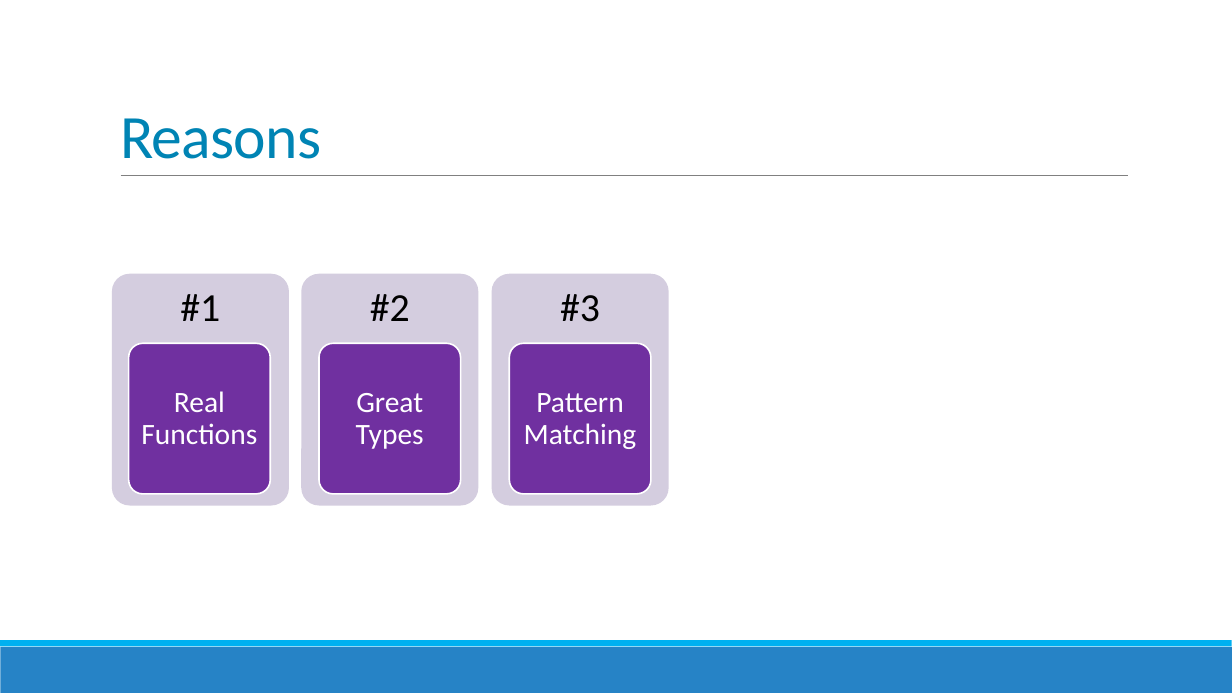
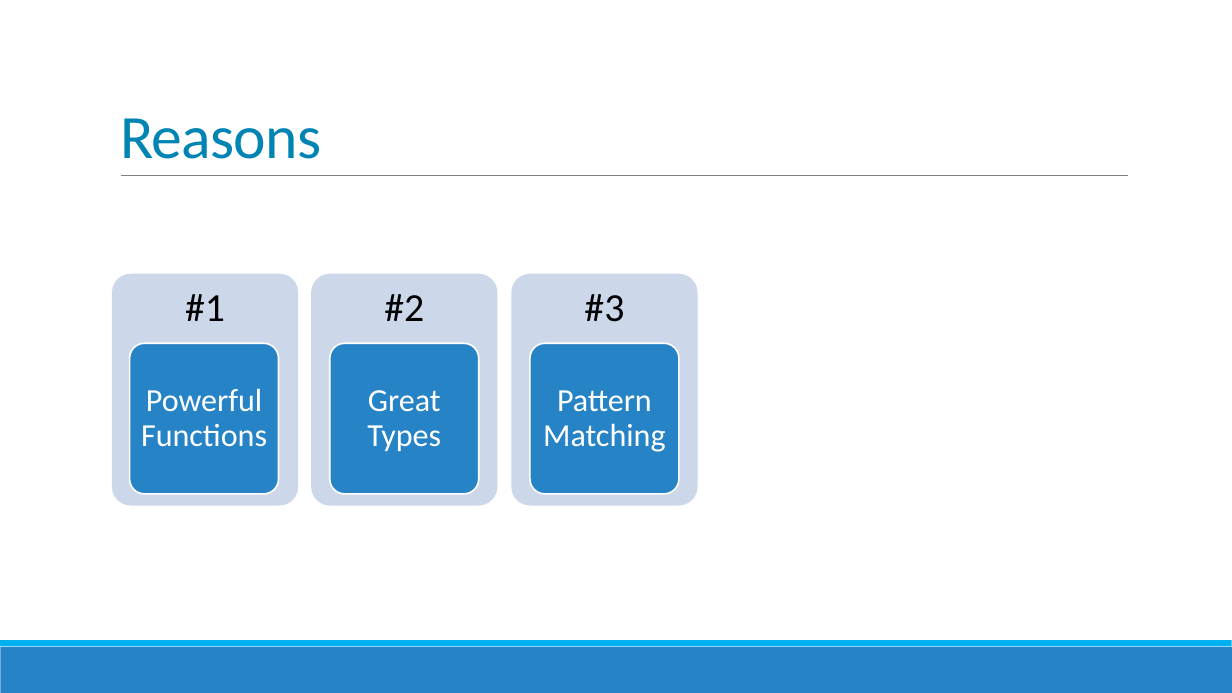
Before and after one commit to jorgef/fivereasons, a slide deck: slide 16 of FiveReasons.pptx. Drawn at 1232x693 pixels with LibreOffice and Linux fonts; fonts in the diff are those of the drawing. Boxes give left, top, right and bottom in pixels: in the first picture for what was removed or moved away, otherwise in the second. Text is boxed around its words. In the diff, an @@ line names an element or a change of style, - is before the commit and + after.

```diff
--- a/FiveReasons.pptx
+++ b/FiveReasons.pptx
@@ text "#1": place and size @@
-text "#1" at (180, 294, 220, 321)
+text "#1" at (185, 294, 225, 321)
@@ rounded rectangle: place and size @@
-rounded rectangle at (112, 274, 289, 506)
+rounded rectangle at (112, 274, 299, 506)
@@ text "#2": place and size @@
-text "#2" at (370, 294, 410, 321)
+text "#2" at (384, 294, 424, 321)
@@ rounded rectangle: place and size @@
-rounded rectangle at (301, 274, 479, 506)
+rounded rectangle at (311, 274, 498, 506)
@@ text "#3": place and size @@
-text "#3" at (560, 294, 600, 322)
+text "#3" at (584, 294, 624, 322)
@@ fill #D5CDDF to #CDD9EA in 3 elements at (112, 274, 299, 506), (311, 274, 498, 506), (511, 274, 698, 506) @@
@@ rounded rectangle: place and size @@
-rounded rectangle at (492, 274, 669, 506)
+rounded rectangle at (511, 274, 698, 506)
@@ rounded rectangle: place and size @@
-rounded rectangle at (128, 344, 270, 494)
+rounded rectangle at (129, 344, 278, 494)
@@ rounded rectangle: place and size @@
-rounded rectangle at (319, 344, 460, 494)
+rounded rectangle at (330, 344, 479, 494)
@@ text "Great Types": place and size @@
-text "Great Types" at (356, 393, 424, 449)
+text "Great Types" at (367, 390, 441, 451)
@@ text "Great Types" at (367, 390, 441, 451): size 23 to 25 pt @@
@@ fill #7030A0 to #2683C6 in 3 elements at (129, 344, 278, 494), (330, 344, 479, 494), (531, 344, 679, 494) @@
@@ rounded rectangle: place and size @@
-rounded rectangle at (509, 344, 651, 494)
+rounded rectangle at (531, 344, 679, 494)
@@ text "Pattern Matching" at (543, 390, 665, 452): size 23 to 25 pt @@
@@ text "Pattern Matching": place and size @@
-text "Pattern Matching" at (524, 393, 637, 449)
+text "Pattern Matching" at (543, 390, 665, 452)
@@ text at (141, 388, 267, 447): text changed; size 23 to 25 pt @@
-Real Functions
+Powerful Functions
```
Also in this commit, not shown: 19 other slides changed.
